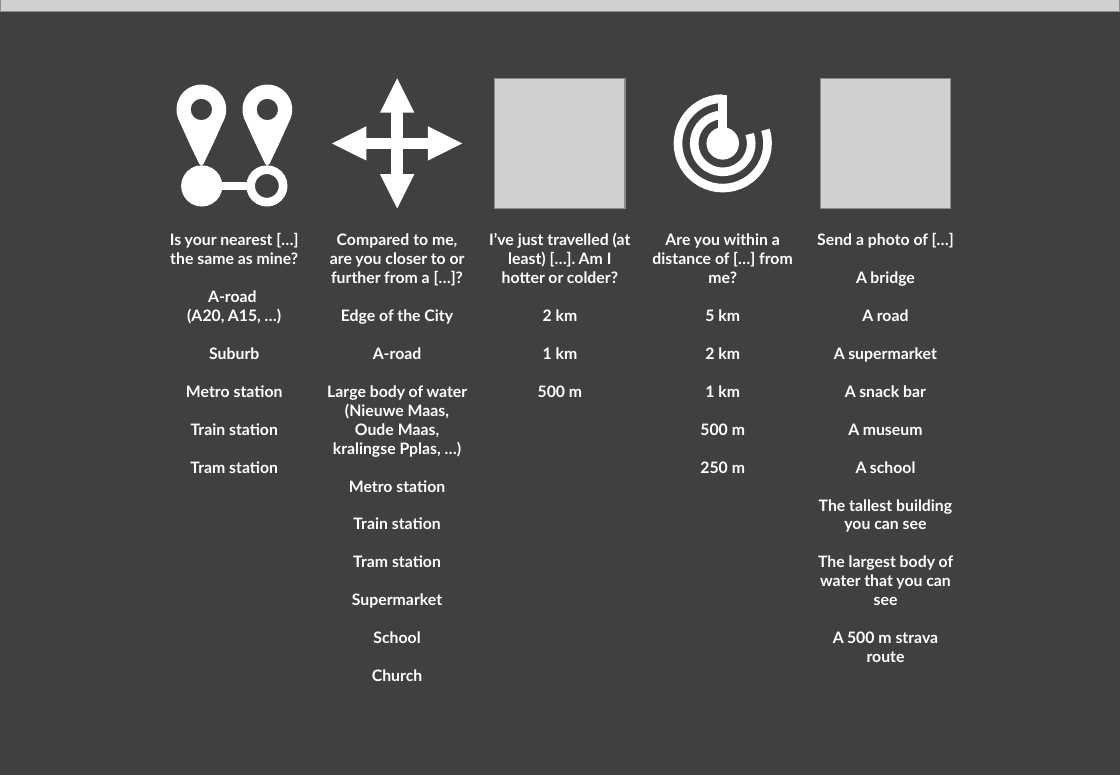
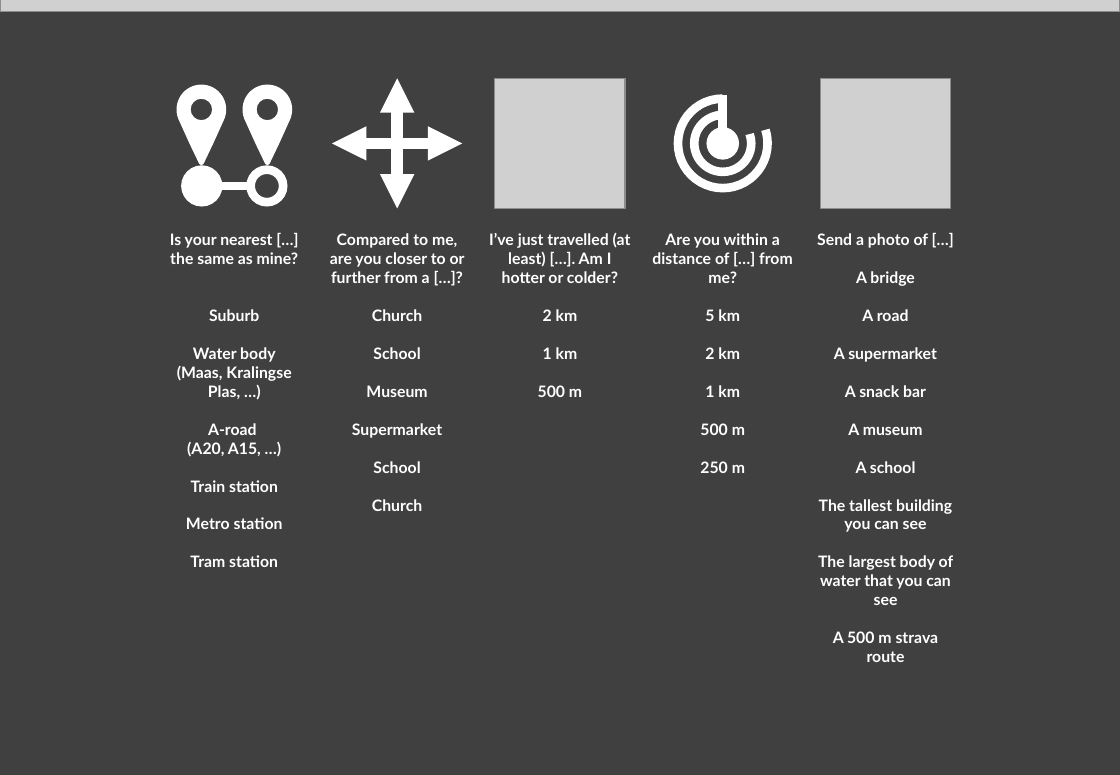
Before and after one commit to Ruben-White/jetlag-hide-and-seek, a slide deck: slide 5 of prototype/prototype v2.pptx. Drawn at 1120x775 pixels with LibreOffice and Linux fonts; fonts in the diff are those of the drawing; grey boxes stand for pictures. Boxes give left, top, right and bottom in pixels: in the first picture for what was removed or moved away, otherwise in the second. Text is boxed around its words. In the diff, an @@ line names an element or a change of style, - is before the commit and + after.

```diff
--- a/prototype/prototype v2.pptx
+++ b/prototype/prototype v2.pptx
@@ text at <box>177,309,291,399</box>: paragraphs added @@
+Suburb
+Water body
+(Maas, Kralingse Plas, …)
@@ text at <box>366,309,427,397</box>: text changed @@
-Edge of the City
-A-road
-Large body of water (Nieuwe Maas, Oude Maas, kralingse Pplas, …)
-Metro station
-Train station
-Tram station
+Church
+School
+Museum
@@ text at <box>191,423,278,435</box>: paragraph removed @@
-Train station
@@ text at <box>191,480,278,492</box>: text changed @@
-Suburb
+Train station
```
Also in this commit, not shown: 2 other slides changed, 4 slides added, 38 other files.
